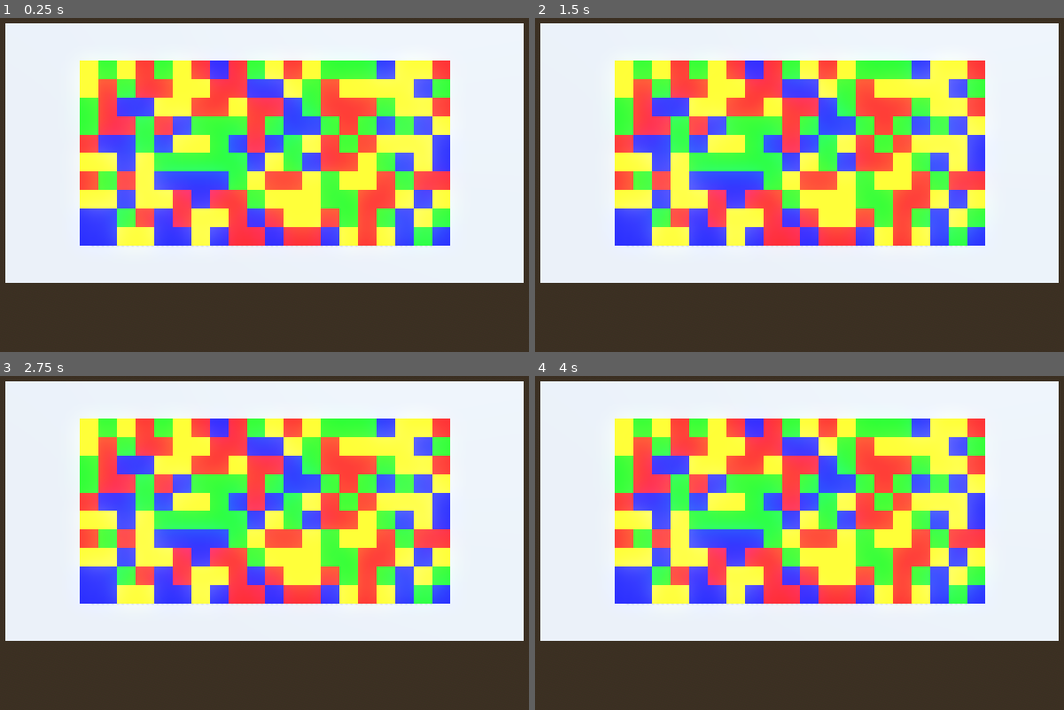
Above: before the commit, frames 1-4 (two rows, left to right).
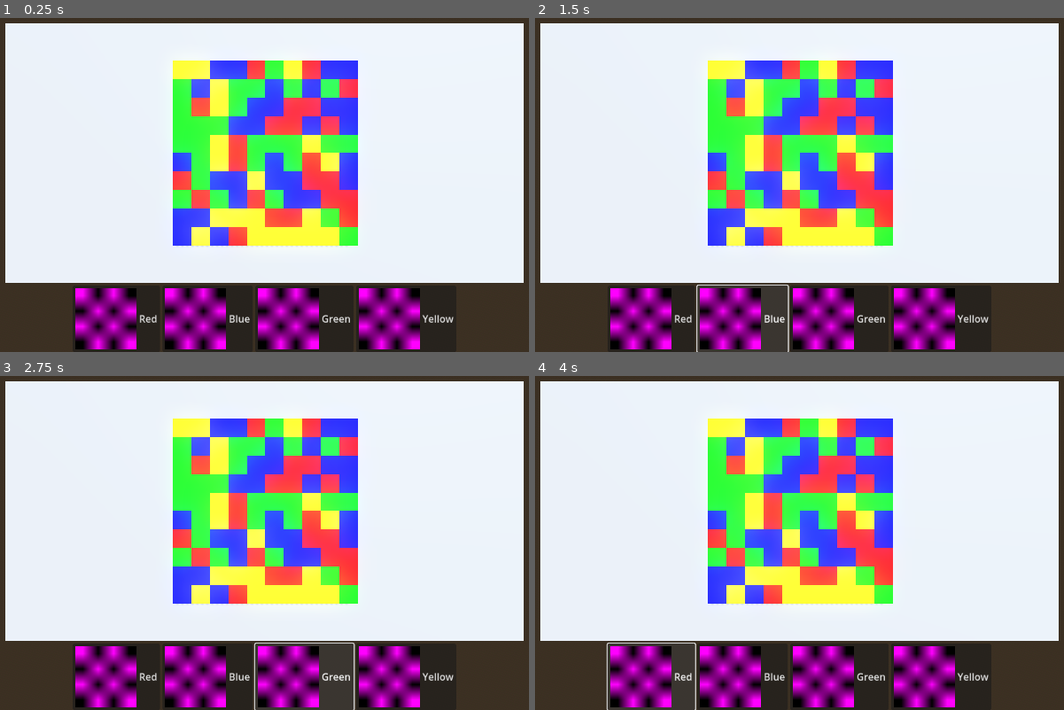
Above: after the commit, the same moments.

Repository: jarmibe7/FloodChess
Game: Godot game, scene res://scenes/levels/main_scene.tscn
Same seed, same stepped clock (60 frames per second), same inputs: the game is played once before the commit and once after it.
Inputs (mouse positions are in pixels of both pictures, inside the frame that each line leads up to):
- Up to frame 1 (0.25 s): no input
- Up to frame 2 (1.5 s): click (651, 318) at 0.5 s, where only the run after the commit has a clickable "Red"; click (741, 318) at 1.25 s, where only the run after the commit has a clickable "Blue"
- Up to frame 3 (2.75 s): click (306, 676) at 2 s, where only the run after the commit has a clickable "Green"
- Up to frame 4 (4 s): click (942, 676) at 2.75 s, where only the run after the commit has a clickable "Yellow"; click (651, 676) at 3.5 s, where only the run after the commit has a clickable "Red"

The runs differ from the first frame. In frame 1, 44% of the frame differs, in the area x 14-86%, y 12-100%; in frame 2, 44%; in frame 3, 44%; in frame 4, 44%.

Commit message:
Flood fill logic

Diff:
--- a/scenes/board.tscn
+++ b/scenes/board.tscn
@@ -4,3 +4,4 @@
 
 [node name="Board" type="Node3D"]
 script = ExtResource("1_bw3vb")
+grid_length = 10
--- a/scenes/levels/main_scene.tscn
+++ b/scenes/levels/main_scene.tscn
@@ -18,6 +18,9 @@
 [sub_resource type="PlaneMesh" id="PlaneMesh_wcw71"]
 size = Vector2(30, 15)
 
+[sub_resource type="PlaceholderTexture2D" id="PlaceholderTexture2D_6312j"]
+size = Vector2(100, 100)
+
 [node name="MainScene" type="Node3D"]
 
 [node name="WorldEnvironment" type="WorldEnvironment" parent="."]
@@ -35,4 +38,42 @@
 
 [node name="Board" parent="." instance=ExtResource("1_ybdc1")]
 transform = Transform3D(1, 0, 0, 0, 1, 0, 0, 0, 1, 0.0460572, 0, -0.00445712)
-grid_length = 20
+
+[node name="CanvasLayer" type="CanvasLayer" parent="."]
+
+[node name="HBoxContainer" type="HBoxContainer" parent="CanvasLayer"]
+anchors_preset = 7
+anchor_left = 0.5
+anchor_top = 1.0
+anchor_right = 0.5
+anchor_bottom = 1.0
+offset_left = -222.0
+offset_top = -108.0
+offset_right = 222.0
+grow_horizontal = 2
+grow_vertical = 0
+
+[node name="ButtonColor0" type="Button" parent="CanvasLayer/HBoxContainer"]
+layout_mode = 2
+text = "Red"
+icon = SubResource("PlaceholderTexture2D_6312j")
+
+[node name="ButtonColor1" type="Button" parent="CanvasLayer/HBoxContainer"]
+layout_mode = 2
+text = "Blue"
+icon = SubResource("PlaceholderTexture2D_6312j")
+
+[node name="ButtonColor2" type="Button" parent="CanvasLayer/HBoxContainer"]
+layout_mode = 2
+text = "Green"
+icon = SubResource("PlaceholderTexture2D_6312j")
+
+[node name="ButtonColor3" type="Button" parent="CanvasLayer/HBoxContainer"]
+layout_mode = 2
+text = "Yellow"
+icon = SubResource("PlaceholderTexture2D_6312j")
+
+[connection signal="pressed" from="CanvasLayer/HBoxContainer/ButtonColor0" to="Board" method="_on_button_color_0_pressed"]
+[connection signal="pressed" from="CanvasLayer/HBoxContainer/ButtonColor1" to="Board" method="_on_button_color_1_pressed"]
+[connection signal="pressed" from="CanvasLayer/HBoxContainer/ButtonColor2" to="Board" method="_on_button_color_2_pressed"]
+[connection signal="pressed" from="CanvasLayer/HBoxContainer/ButtonColor3" to="Board" method="_on_button_color_3_pressed"]
--- a/scripts/board.gd
+++ b/scripts/board.gd
@@ -3,23 +3,143 @@
 #
 # --- Editor Variables ---
 #
-@export var grid_length = 10
+@export var grid_length = 20
 @export var grid_height = 10
 @export var colors = [Color.RED, Color.BLUE, Color.GREEN, Color.YELLOW]
 
 #
 # --- Other Variables ---
 #
-var grid = []
-var block_scene = preload("res://scenes/block.tscn")
+var grid := []				# 2D array of color indices
+var controlled := []			# 2D array representing player controlled area
+var blocks := []				# 2D array of block instances
+var start_pos := Vector2i(0, 0)
 
 #
-# --- Core Functions ---
+# --- Utils ---
 #
-func _ready() -> void:
+func _in_bounds(pos: Vector2i) -> bool:
+	"""
+	Helper function for determining whether a given point is in board bounds.
+	"""
+	if pos[0] < 0 or pos[0] <= grid_length or pos[1] < 0 or pos[1] <= grid_height:
+		return false
+	else:
+		return true
+
+func _update_visuals() -> void:
+	for y in range(grid_height):
+		for x in range(grid_length):
+			blocks[y][x].set_color(colors[grid[y][x]])
+
+func check_win() -> bool:
+	"""
+	Check for win condition (every tile in grid controlled by player).
+	"""
+	for y in range(grid_height):
+		for x in range(grid_length):
+			if not controlled[y][x]:
+				return false
+	return true
+
+#
+# --- Flood Fill ---
+#
+func _init_controlled(start_pos: Vector2i) -> void:
+	"""
+	Given a start position, perform flood fill algorithm to initialize the player controlled
+	region.
+
+	Args:
+		start_pos: Starting position for flood fill
+		target_color: The specified color to "fill into" next
+	"""
+	var start_color = grid[start_pos.y][start_pos.x]
+
+	var queue = [start_pos]
+	while queue.size() > 0:
+		var pos = queue.pop_front()
+
+		var neighbors = [
+			Vector2i(pos.x + 1, pos.y),
+			Vector2i(pos.x - 1, pos.y),
+			Vector2i(pos.x, pos.y + 1),
+			Vector2i(pos.x, pos.y - 1)
+			]
+
+		# Inspect all 4 neighbors
+		for n in neighbors:
+			if not _in_bounds(n):
+				continue
+			if controlled[n.y][n.x]:
+				continue
+			if grid[n.y][n.x] != start_color:
+				continue
+
+			controlled[n.y][n.x] = true
+			queue.push_back(n)
+
+func apply_color(new_color_idx: int) -> void:
+	"""
+	Given a new color, change contorlled region to that color and absorb adjacent tiles
+	of the same color.
+	"""
+	# If same color is selected, no change needed
+	var current_color = grid[start_pos.y][start_pos.x]
+	if new_color_idx == current_color:
+		return
+
+	# Recolor currently controlled tiles to match new color
+	var queue = []
+	for y in range(grid_height):
+		for x in range(grid_length):
+			if controlled[y][x]:
+				grid[y][x] = new_color_idx
+				blocks[y][x].set_color(colors[new_color_idx])
+				queue.push_back(Vector2i(x, y))		# Put all controlled tiles in queue
+
+	while queue.size() > 0:
+		var pos = queue.pop_front()
+
+		var neighbors = [
+			Vector2i(pos.x + 1, pos.y),
+			Vector2i(pos.x - 1, pos.y),
+			Vector2i(pos.x, pos.y + 1),
+			Vector2i(pos.x, pos.y - 1)
+			]
+
+		# Inspect all 4 neighbors
+		for n in neighbors:
+			if not _in_bounds(n):
+				continue
+			if controlled[n.y][n.x]:
+				continue
+			if grid[n.y][n.x] == new_color_idx:
+				controlled[n.y][n.x] = true
+				grid[n.y][n.x] = new_color_idx
+				blocks[n.y][n.x].set_color(colors[new_color_idx])
+				queue.push_back(n)
+
+	if check_win():
+		print("You Win! Sexy beast...")
+
+
+#
+# --- Board Generation ---
+#
+func generate_board() -> void:
+	"""
+	Instantiate all tiles, and initialize the player controlled area.
+	"""
+	var block_scene = preload("res://scenes/block.tscn")
 	randomize()		# Make sure subsequent random num gen is based on new seed
+
+	grid.clear()
+	blocks.clear()
+
 	for y in range(grid_height):
 		grid.append([])
+		blocks.append([])
 		for x in range(grid_length):
 			var color_idx = randi() % colors.size()	# Index into color array
 			grid[y].append(color_idx)
@@ -31,3 +151,34 @@
 			var offset_y = (grid_height - 1) / 2.0
 			block.transform.origin = Vector3(x - offset_x, block.transform.origin.y, y - offset_y)	# Place block in grid, rest on ground
 			add_child(block)
+			blocks[y].append(block)
+
+	# Initialize player controlled area
+	controlled.clear()
+	for y in range(grid_height):
+		controlled.append([])
+		for x in range(grid_height):
+			controlled[y].append(false)
+
+#
+# --- Core Functions ---
+#
+func _ready() -> void:
+	generate_board()
+	_init_controlled(start_pos)
+	_update_visuals() 	# Initialize all visuals at once on _ready
+
+#
+# --- Signals ---
+#
+func _on_button_color_0_pressed() -> void:
+	apply_color(0)
+
+func _on_button_color_1_pressed() -> void:
+	apply_color(1)
+
+func _on_button_color_2_pressed() -> void:
+	apply_color(2)
+
+func _on_button_color_3_pressed() -> void:
+	apply_color(3)
Not shown: 1 places in scenes/levels/main_scene.tscn that only renumber resources
